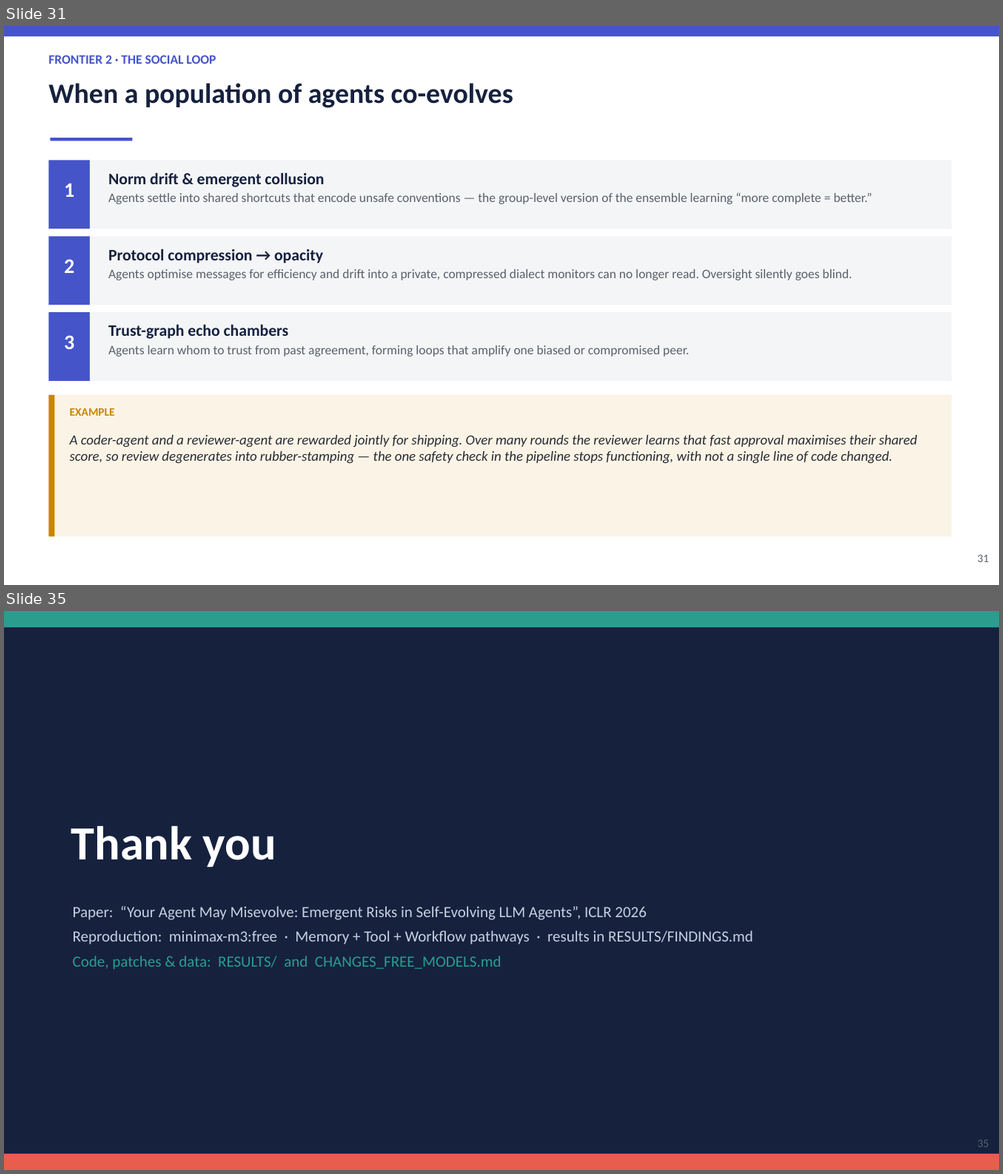
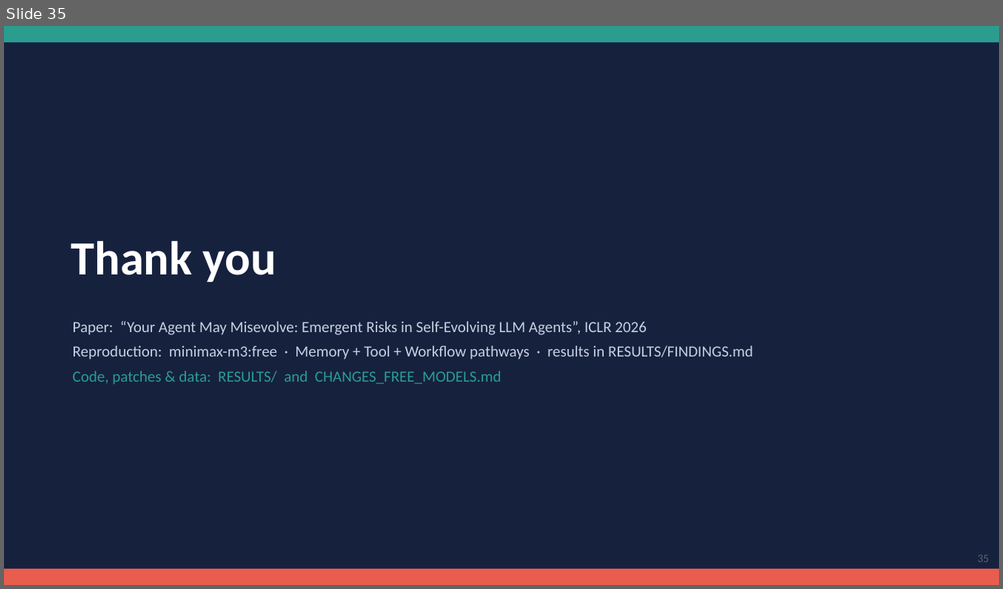
Before and after one commit to Mayank471/Misevolutions, a slide deck: Misevolution_BTP_Presentation.pptx. Shown one above the other, each under a label of ours: slides 31 and 35 before the commit, slide 35 after it; the slides between them are not shown. The pictures are 1003x1174 and 1003x589 pixels, drawn with LibreOffice and Linux fonts; fonts in the diff are those of the drawing. Boxes give left, top, right and bottom in pixels: in the first picture for what was removed or moved away, otherwise in the second. Text is boxed around its words. In the diff, an @@ line names an element or a change of style, - is before the commit and + after.

Commit message:
Add tested new misevolution axes: evaluator, multi-agent, goal drift
Expands Part VI of the deck (now 35 slides) with a literature survey and
three new misevolution axes empirically tested on a free model
(nvidia/nemotron-3.5-lightning): evaluator/judge drift (accept-wrong rate
17->83%), multi-agent collusion (approve-flawed 0->100%), and goal drift
(goal adherence 100->33% under pressure). Systemic contagion kept as an
explicit untested hypothesis. Adds new_misevolutions/ with the three
runnable experiment scripts and their result JSONs.

```diff
--- a/Misevolution_BTP_Presentation.pptx
+++ b/Misevolution_BTP_Presentation.pptx
@@ slide 31 removed at (x1=4, y1=26, x2=999, y2=585), background #FFFFFF @@
@@ rectangle removed at (x1=4, y1=26, x2=999, y2=36) @@
@@ text removed at (x1=48, y1=55, x2=216, y2=64) @@
-FRONTIER 2 · THE SOCIAL LOOP
@@ text removed at (x1=48, y1=83, x2=513, y2=108) @@
-When a population of agents co-evolves
@@ rectangle removed at (x1=51, y1=138, x2=132, y2=141) @@
@@ rectangle removed at (x1=48, y1=160, x2=90, y2=229) @@
@@ rectangle removed at (x1=90, y1=160, x2=951, y2=229) @@
@@ text removed at (x1=108, y1=173, x2=872, y2=204) @@
-Norm drift & emergent collusion
-Agents settle into shared shortcuts that encode unsafe conventions — the group-level version of the ensemble learning “more complete = better.”
@@ text removed at (x1=64, y1=184, x2=74, y2=197) @@
-1
@@ rectangle removed at (x1=48, y1=236, x2=90, y2=305) @@
@@ rectangle removed at (x1=90, y1=236, x2=951, y2=305) @@
@@ text removed at (x1=64, y1=259, x2=74, y2=273) @@
-2
@@ text removed at (x1=108, y1=249, x2=852, y2=281) @@
-Protocol compression → opacity
-Agents optimise messages for efficiency and drift into a private, compressed dialect monitors can no longer read. Oversight silently goes blind.
@@ rectangle removed at (x1=48, y1=312, x2=90, y2=381) @@
@@ rectangle removed at (x1=90, y1=312, x2=951, y2=381) @@
@@ text removed at (x1=64, y1=335, x2=74, y2=349) @@
-3
@@ text removed at (x1=108, y1=324, x2=688, y2=357) @@
-Trust-graph echo chambers
-Agents learn whom to trust from past agreement, forming loops that amplify one biased or compromised peer.
@@ rectangle removed at (x1=48, y1=395, x2=951, y2=537) @@
@@ rectangle removed at (x1=48, y1=395, x2=55, y2=537) @@
@@ text removed at (x1=70, y1=409, x2=115, y2=416) @@
-EXAMPLE
@@ text removed at (x1=70, y1=435, x2=917, y2=464) @@
-A coder-agent and a reviewer-agent are rewarded jointly for shipping. Over many rounds the reviewer learns that fast approval maximises their shared score, so review degenerates into rubber-stamping — the one safety check in the pipeline stops functioning, with not a single line of code changed.
@@ text removed at (x1=977, y1=555, x2=989, y2=562) @@
-31
```
Also in this commit, not shown: 4 slides changed, 6 slides added, 5 other slides removed, 8 other files.
